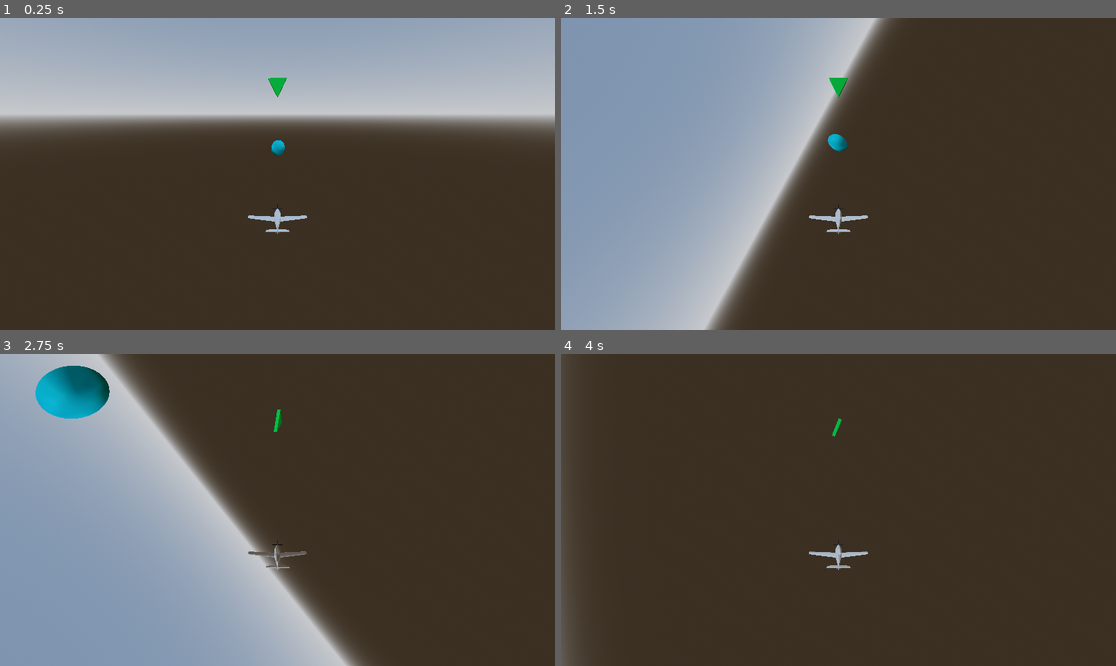
Above: before the commit, frames 1-4 (two rows, left to right).
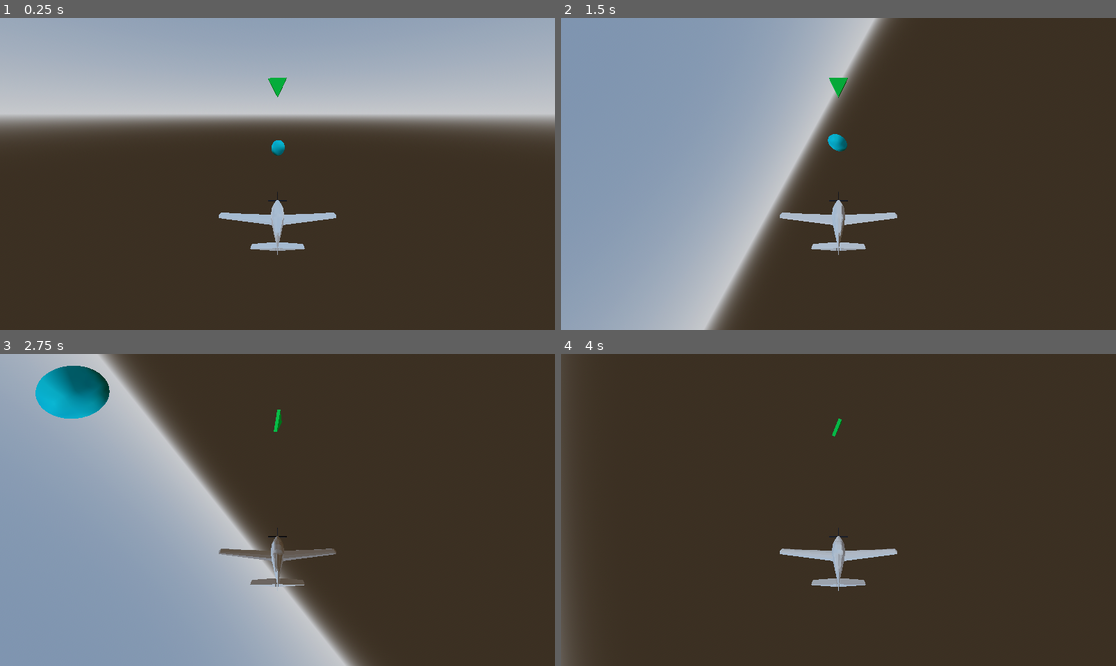
Above: after the commit, the same moments.

Repository: wkevin1210/hot-air-
Game: Godot game, scene res://Scenes/game.tscn
Same seed, same stepped clock (60 frames per second), same inputs: the game is played once before the commit and once after it.
Inputs:
- Up to frame 1 (0.25 s): no input
- Up to frame 2 (1.5 s): hold D (roll_right) 0.53-1.28 s; hold W (pitch_down) from 1.28 s (still down)
- Up to frame 3 (2.75 s): release W (pitch_down) at 2.03 s; hold D (roll_right) from 2.03 s (still down)
- Up to frame 4 (4 s): release D (roll_right) at 2.78 s; hold S (pitch_up) 2.78-3.53 s; hold A (roll_left) from 3.53 s (still down)

The runs differ from the first frame. In frame 1, 0.8% of the frame differs, in the area x 39-61%, y 55-76%; in frame 2, 0.8%; in frame 3, 0.7%; in frame 4, 0.8%.

Commit message:
Scaled up plane

Diff:
--- a/Scenes/player.tscn
+++ b/Scenes/player.tscn
@@ -4,21 +4,21 @@
 [ext_resource type="PackedScene" uid="uid://bpqyrhkxqhqgk" path="res://Scripts/Plane.tscn" id="2_ija2n"]
 
 [sub_resource type="BoxShape3D" id="BoxShape3D_nobst"]
-size = Vector3(0.28569, 0.278442, 1.98899)
+size = Vector3(0.538769, 0.278442, 3.99017)
 
 [sub_resource type="BoxShape3D" id="BoxShape3D_l0nji"]
-size = Vector3(0.376709, 0.0384979, 2.31152)
+size = Vector3(0.747253, 0.0384979, 5.14319)
 
 [node name="Player" type="CharacterBody3D"]
 script = ExtResource("1_bwwpn")
 
 [node name="CollisionShape3D" type="CollisionShape3D" parent="."]
-transform = Transform3D(1, 0, 0, 0, 1, 0, 0, 0, 1, 0, -0.033, 0.253)
+transform = Transform3D(1, 0, 0, 0, 1, 0, 0, 0, 1, -0.00363728, 0.0436547, 0.507428)
 shape = SubResource("BoxShape3D_nobst")
 
 [node name="CollisionShape3D2" type="CollisionShape3D" parent="."]
-transform = Transform3D(-4.37114e-08, 0, 1, 0, 1, 0, -1, 0, -4.37114e-08, 0.0299072, -0.033, -0.0274448)
+transform = Transform3D(-4.37114e-08, 0, 1, 0, 1, 0, -1, 0, -4.37114e-08, 0.00103855, -0.0101532, -0.0636692)
 shape = SubResource("BoxShape3D_l0nji")
 
 [node name="Plane" parent="." instance=ExtResource("2_ija2n")]
-transform = Transform3D(-1, 0, -8.74228e-08, 0, 1, 0, 8.74228e-08, 0, -1, 0, -0.314937, 0.00579226)
+transform = Transform3D(-1.995, 0, -3.01237e-07, 0, 1.995, 0, 3.01237e-07, 0, -1.995, 0, -0.551379, 0.00579226)
--- a/Scripts/Plane.tscn
+++ b/Scripts/Plane.tscn
@@ -3,7 +3,6 @@
 [sub_resource type="StandardMaterial3D" id="StandardMaterial3D_2o0qs"]
 resource_name = "Material.001"
 vertex_color_use_as_albedo = true
-albedo_color = Color(1, 1, 1, 1)
 emission_enabled = true
 emission = Color(1, 1, 1, 1)
 emission_energy_multiplier = 0.0
Binary file removed: Scripts/Plane.fbx
Not shown, removed: Scripts/Plane.fbx.import
